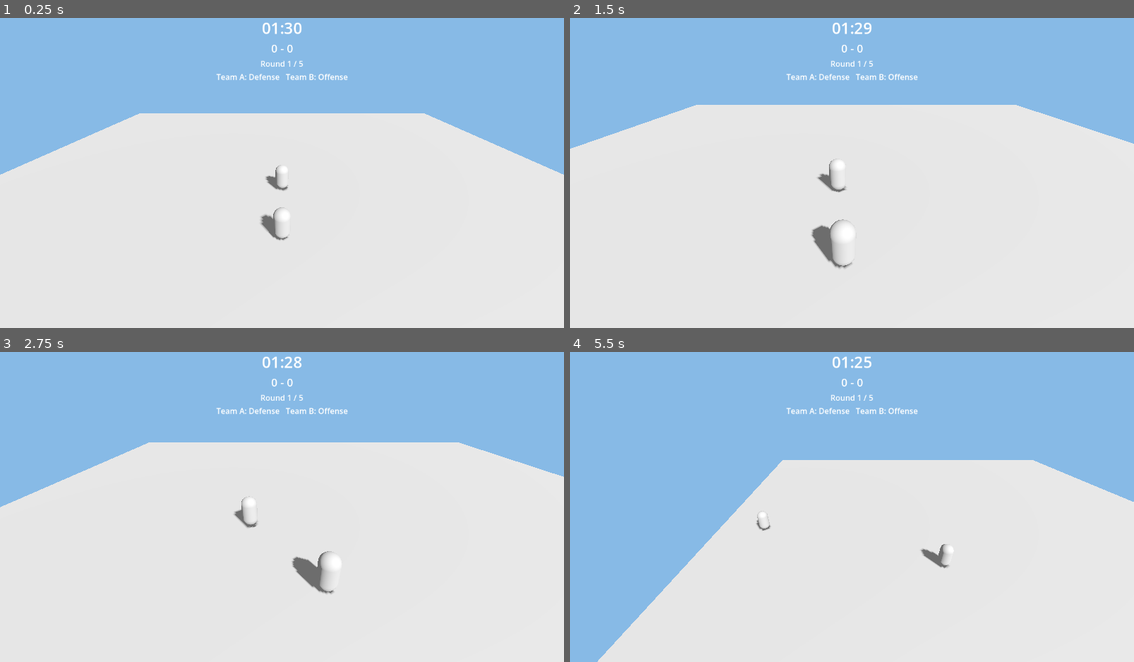
Above: before the commit, frames 1-4 (two rows, left to right).
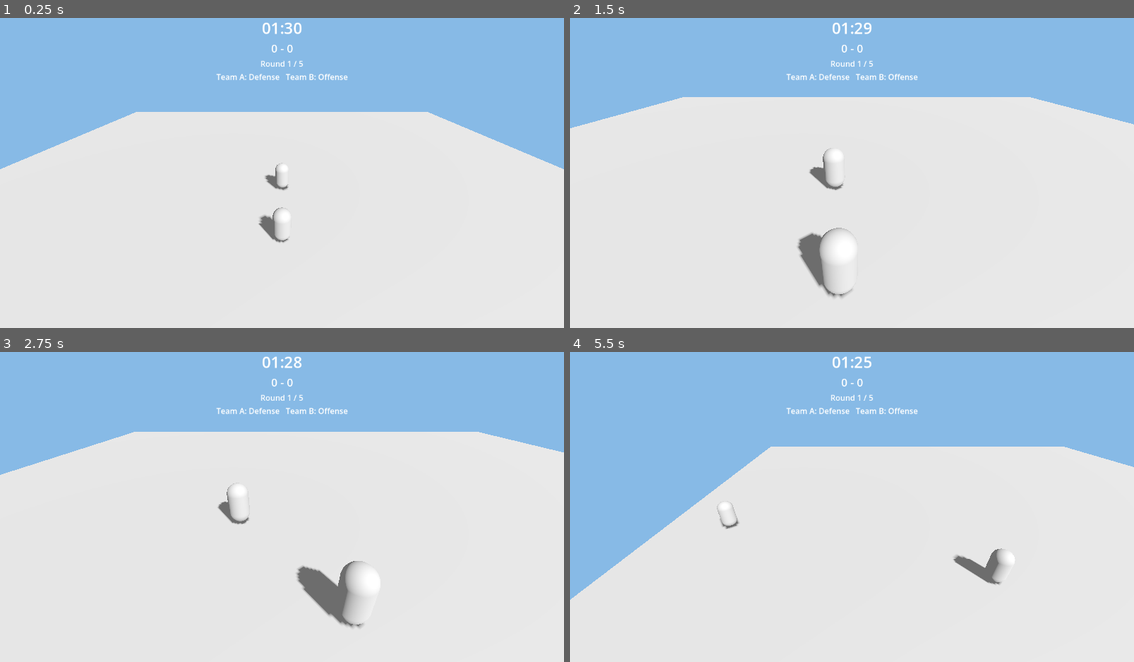
Above: after the commit, the same moments.

Repository: DOST-GameDEV/DOST-GameDev
Game: Godot game, scene res://scenes/main/Main.tscn
Same seed, same stepped clock (60 frames per second), same inputs: the game is played once before the commit and once after it.
Inputs:
- Up to frame 1 (0.25 s): no input
- Up to frame 2 (1.5 s): tap Left (move_left_p2) at 0.6, 1.35 s; hold A (move_left_p1) from 1.28 s (still down)
- Up to frame 3 (2.75 s): release A (move_left_p1) at 2.03 s; tap Left (move_left_p2) at 2.1 s
- Up to frame 4 (5.5 s): tap Left (move_left_p2) every 0.75 s from 2.85 to 5.1 s; hold A (move_left_p1) from 3.53 s (still down)

The runs differ from the first frame. In frame 1, 1.0% of the frame differs, in the area x 0-100%, y 30-73%; in frame 2, 5.0%; in frame 3, 6.8%; in frame 4, 11%, in the area x 0-100%, y 30-100%.

Commit message:
Fix camera losing targets that wander far apart (FOV-based framing, not a fixed clamp)
max_distance of 20 couldn't cover the 40x40 floor's ~57-unit diagonal, so
a character more than ~20 units from its teammate would silently fall
outside the frame. Now computes the distance actually needed to fit the
current spread inside the camera's FOV, clamped to a much larger max.

Diff:
--- a/scripts/systems/arena_camera.gd
+++ b/scripts/systems/arena_camera.gd
@@ -13,9 +13,9 @@
 ## we know what needs to stay on-screen (bases, hazards, etc).
 
 @export var follow_paths: Array[NodePath] = []
-@export var min_distance: float = 8.0
-@export var max_distance: float = 20.0
-@export var distance_padding: float = 4.0 ## extra room added on top of target spread
+@export var min_distance: float = 6.0
+@export var max_distance: float = 45.0 ## must cover the ~57-unit floor diagonal
+@export var frame_padding: float = 3.0 ## extra room added around the target spread
 @export var position_smoothing: float = 5.0 ## higher = snappier follow
 @export var zoom_smoothing: float = 3.0 ## higher = snappier zoom response
 
@@ -50,7 +50,12 @@
 		for j in range(i + 1, _targets.size()):
 			spread = max(spread, _targets[i].global_position.distance_to(_targets[j].global_position))
 
-	var target_distance: float = clamp(spread + distance_padding, min_distance, max_distance)
+	# Distance needed so `spread` fits inside the camera's field of view, not a
+	# guessed linear clamp — otherwise targets silently fall outside the frame
+	# once they're farther apart than whatever number we picked by eye.
+	var half_fov_rad := deg_to_rad(fov * 0.5)
+	var required_distance: float = (spread * 0.5) / max(tan(half_fov_rad), 0.05) + frame_padding
+	var target_distance: float = clamp(required_distance, min_distance, max_distance)
 	_current_distance = lerp(_current_distance, target_distance, zoom_smoothing * delta)
 
 	var target_position := midpoint + _offset_dir * _current_distance
